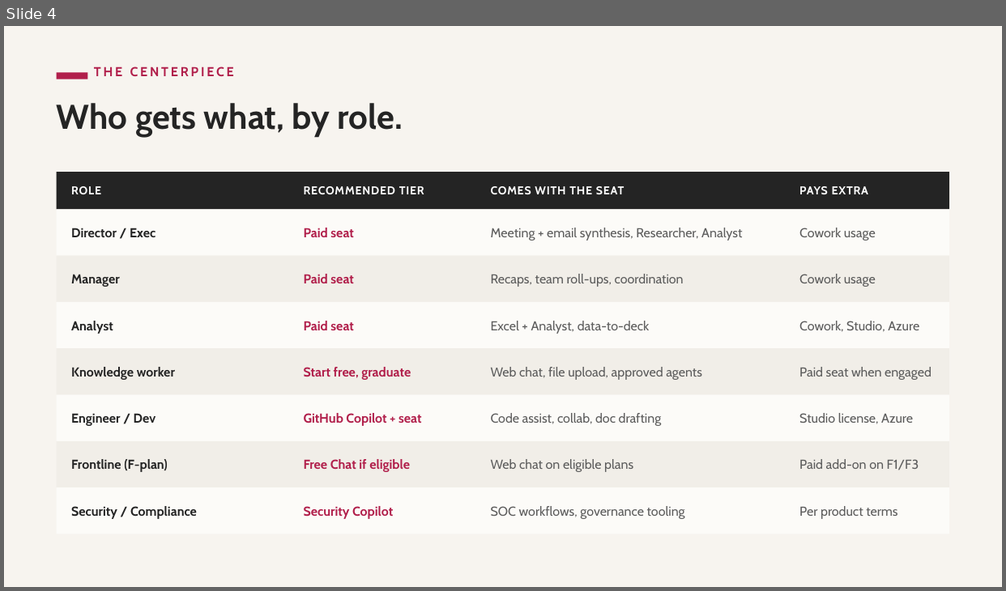
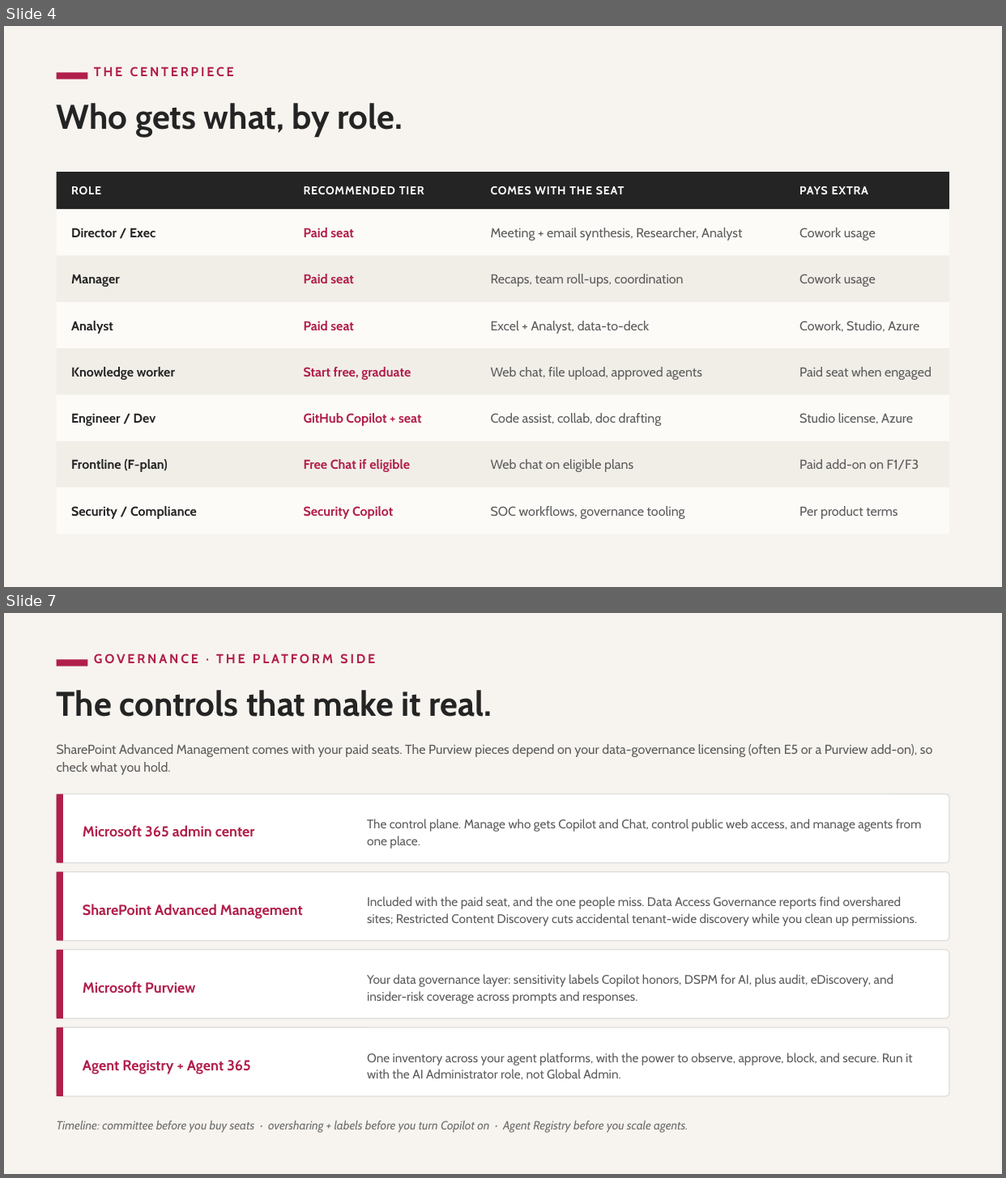
Before and after one commit to heyitsgoad/copilot-playground, a slide deck: education playground/assets/copilot licensing and deployment/Copilot-Licensing-Exec-Deck.pptx. Shown one above the other, each under a label of ours: slide 4 before the commit, slides 4 and 7 after it; the slides between them are not shown. The pictures are 1006x591 and 1006x1178 pixels, drawn with LibreOffice and Linux fonts; fonts in the diff are those of the drawing. Boxes give left, top, right and bottom in pixels: in the first picture for what was removed or moved away, otherwise in the second. Text is boxed around its words. In the diff, an @@ line names an element or a change of style, - is before the commit and + after.

```diff
--- a/education playground/assets/copilot licensing and deployment/Copilot-Licensing-Exec-Deck.pptx
+++ b/education playground/assets/copilot licensing and deployment/Copilot-Licensing-Exec-Deck.pptx
@@ slide 7 added at (4, 613, 1002, 1174), background #FFFFFF @@
@@ rectangle added at (4, 613, 1002, 1174), fill #F7F4EF @@
@@ rectangle added at (57, 659, 88, 666), fill #B11F4B @@
@@ text added at (94, 650, 948, 680), 12.5 pt, text #B11F4B, bold @@
+GOVERNANCE · THE PLATFORM SIDE
@@ text added at (57, 690, 492, 717), 33 pt, text #242424, bold @@
+The controls that make it real.
@@ text added at (57, 744, 932, 775), 12.5 pt, text #5C5C5C @@
+SharePoint Advanced Management comes with your paid seats. The Purview pieces depend on your data-governance licensing (often E5 or a Purview add-on), so check what you hold.
@@ rounded rectangle added at (57, 794, 949, 863), fill #FFFFFF, outline #DEDEDE 1 pt @@
@@ rectangle added at (57, 794, 63, 863), fill #B11F4B @@
@@ text added at (83, 825, 255, 837), 14 pt, text #B11F4B, bold @@
+Microsoft 365 admin center
@@ text added at (367, 819, 922, 849), 12 pt, text #5C5C5C @@
+The control plane. Manage who gets Copilot and Chat, control public web access, and manage agents from one place.
@@ rounded rectangle added at (57, 872, 949, 941), fill #FFFFFF, outline #DEDEDE 1 pt @@
@@ rectangle added at (57, 872, 63, 941), fill #B11F4B @@
@@ text added at (83, 904, 303, 919), 14 pt, text #B11F4B, bold @@
+SharePoint Advanced Management
@@ text added at (367, 897, 917, 926), 12 pt, text #5C5C5C @@
+Included with the paid seat, and the one people miss. Data Access Governance reports find overshared sites; Restricted Content Discovery cuts accidental tenant-wide discovery while you clean up permissions.
@@ rounded rectangle added at (57, 950, 949, 1019), fill #FFFFFF, outline #DEDEDE 1 pt @@
@@ rectangle added at (57, 950, 63, 1019), fill #B11F4B @@
@@ text added at (367, 974, 894, 1004), 12 pt, text #5C5C5C @@
+Your data governance layer: sensitivity labels Copilot honors, DSPM for AI, plus audit, eDiscovery, and insider-risk coverage across prompts and responses.
@@ text added at (83, 982, 195, 994), 14 pt, text #B11F4B, bold @@
+Microsoft Purview
@@ rounded rectangle added at (57, 1028, 949, 1097), fill #FFFFFF, outline #DEDEDE 1 pt @@
@@ rectangle added at (57, 1028, 63, 1097), fill #B11F4B @@
@@ text added at (83, 1060, 250, 1075), 14 pt, text #B11F4B, bold @@
+Agent Registry + Agent 365
@@ text added at (367, 1053, 912, 1080), 12 pt, text #5C5C5C @@
+One inventory across your agent platforms, with the power to observe, approve, block, and secure. Run it with the AI Administrator role, not Global Admin.
@@ text added at (57, 1121, 688, 1133), 11.5 pt, text #6F6F6F, italic @@
+Timeline: committee before you buy seats · oversharing + labels before you turn Copilot on · Agent Registry before you scale agents.
```
Also in this commit, not shown: 8 slides changed, 3 other slides added, 2 other files.
